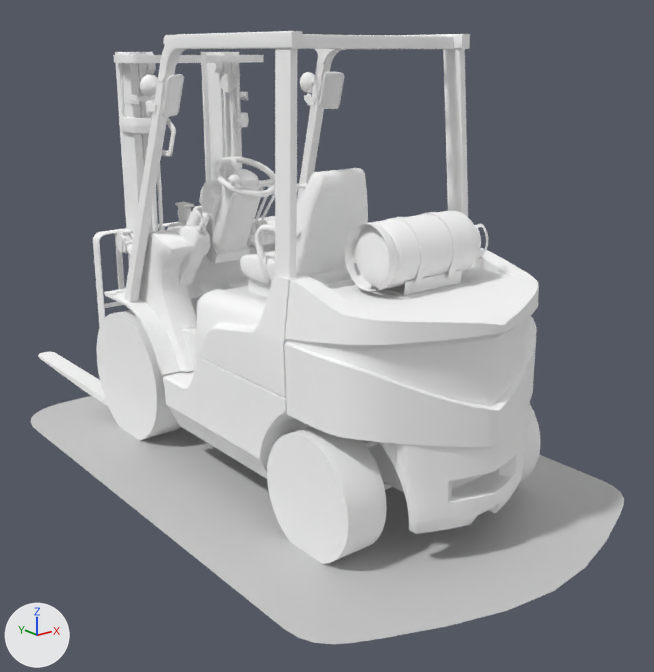
An edit to the FBX model SafeSiteBaseProject/Assets/SafeSite Assets/3D Assets/Foklift/Forklift_05.FBX, drawn before and after from the same camera.
Both versions are drawn from a 50 mm camera at (-2.65, -4.12, 2.05) aimed at (0.2, -0.56, 0.63). Arrows for +X, +Y and +Z are at lower left; the lights stay in place. Where no turn or scale is listed for an object, it has been applied to the vertices.

Names of what the first picture shows: 'Forklift_Arm-A', 'Forklift_Arm-B', 'Forklift_Arm-C', 'Forklift_Arm-D', 'Forklift_Fork_L', 'Forklift_Main', 'Forklift_Shadow', 'Forklift_Steering-Wheel', 'Forklift_Wheel_BL', 'Forklift_Wheel_BR', 'Forklift_Wheel_FL'.
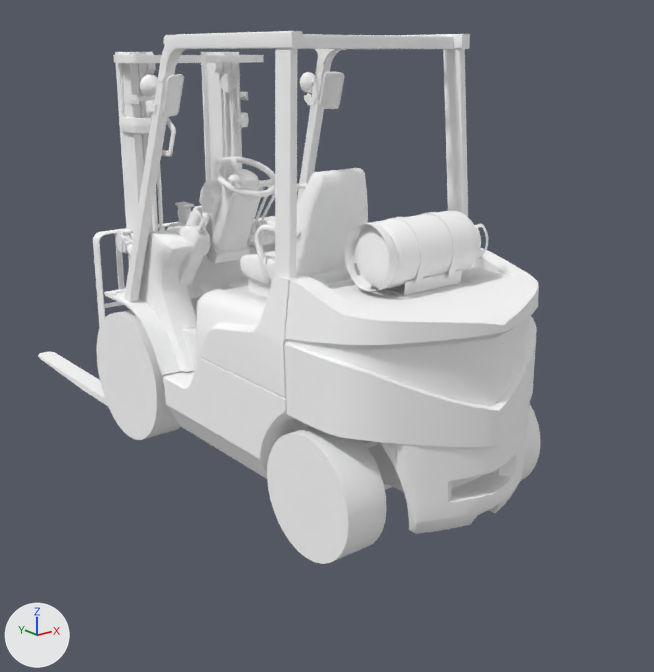
The newer file is also rescaled (x0.1), turned or shifted as a whole; pictures and numbers use the older file's frame.

Where the change shows, as pixel boxes [x1, y1, x2, y2] in the pictures (654 x 672 px):
'Forklift_Shadow', deleted
    before: [31, 396, 624, 644]

The change, as a list of edits to the scene's bpy script:
```text
Remove ob_forklift_shadow:
    ob_forklift_shadow = bpy.data.objects.new('Forklift_Shadow', me_mesh_016)
    ob_forklift_shadow.location = (0.0, 0.0, 0.0)
```
